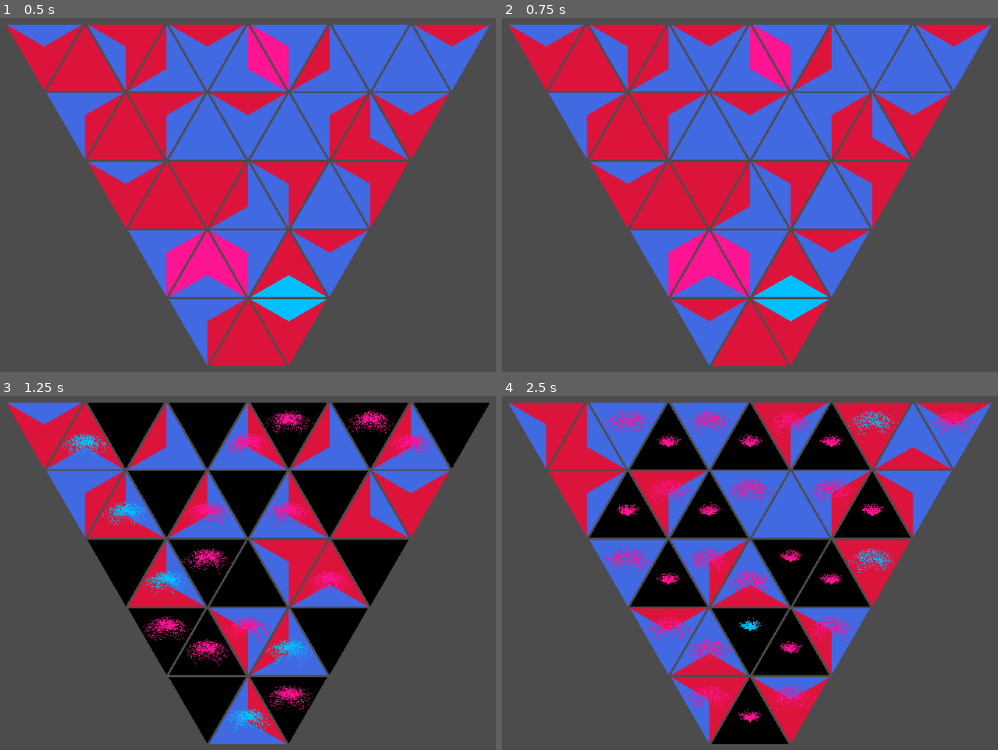
Above: before the commit, frames 1-4 (two rows, left to right).
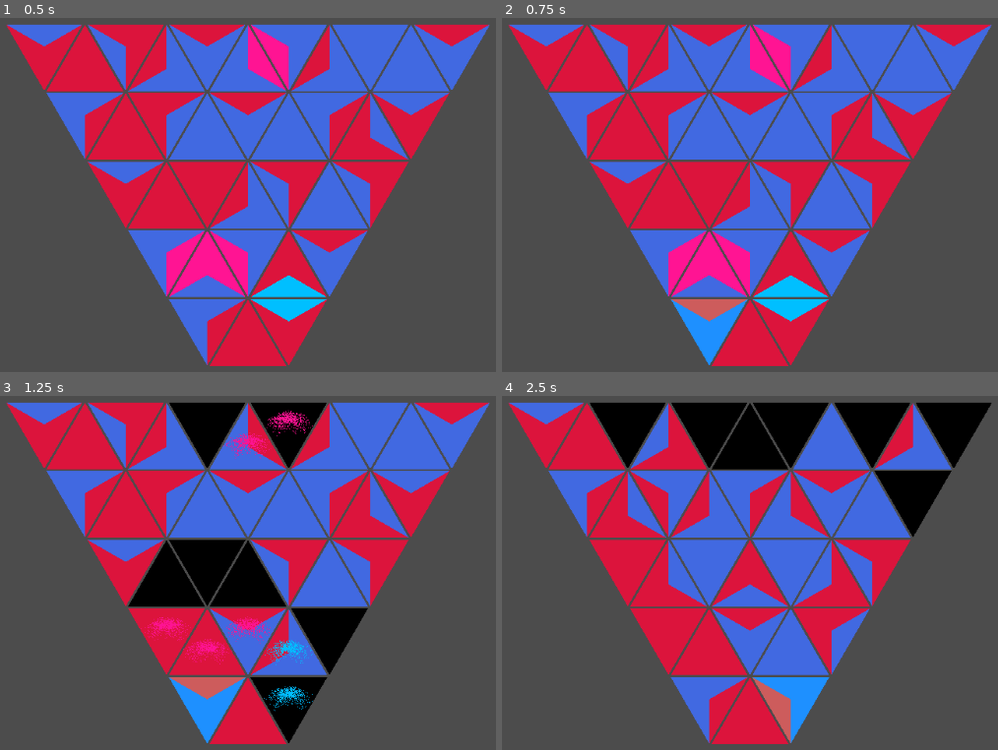
Above: after the commit, the same moments.

Repository: BoatsandJoes/tri-twist
Game: Godot game, scene res://scenes/Main.tscn
The game is run twice, just before and just after one commit, with the same random seed, the same clock (stepped at 60 frames per second) and the same inputs.
Inputs (mouse positions are in pixels of both pictures, inside the frame that each line leads up to):
- Up to frame 1 (0.5 s): no input
- Up to frame 2 (0.75 s): tap Enter at 0.5 s; move the mouse to (670, 297) at 0.52 s; click (670, 297) at 0.67 s
- Up to frame 3 (1.25 s): no input
- Up to frame 4 (2.5 s): move the mouse to (710, 742) at 1.27 s; click (710, 742) at 1.42 s; move the mouse to (750, 675) at 2.02 s; click (750, 675) at 2.17 s

Frame 1 is identical in both runs. In frame 2, 1.4% of the frame differs, in the area x 34-50%, y 79-99%; in frame 3, 26%; in frame 4, 42%, in the area x 1-99%, y 1-99%.

Commit message:
Clearing fixed and color change when piece focused fixed.

Diff:
--- a/scenes/GameGrid.gd
+++ b/scenes/GameGrid.gd
@@ -163,6 +163,11 @@
 	if alreadyIncluded:
 		# nothing to do
 		return partialResult
+	# If this is the first cell, make sure it contains the specified color
+	if partialResult[0].empty() && cell.leftColor != color && cell.rightColor != color && cell.verticalColor != color:
+		# There is no area at all
+		partialResult[1] = false
+		return partialResult
 	# include passed cell in partial area
 	partialResult[0].append(cell)
 
--- a/scenes/Main.gd
+++ b/scenes/Main.gd
@@ -5,7 +5,7 @@
 # var a = 2
 # var b = "text"
 export (PackedScene) var GameGrid
-var grid
+var grid: GameGrid
 
 # Called when the node enters the scene tree for the first time.
 func _ready():
--- a/scenes/TriangleCell.gd
+++ b/scenes/TriangleCell.gd
@@ -62,11 +62,9 @@
 
 func fill_randomly():
 	leftColor = randi() % (colors.size() - 1)
-	$LeftEdge.set_color(colors[leftColor])
 	rightColor = randi() % (colors.size() - 1)
-	$RightEdge.set_color(colors[rightColor])
 	verticalColor = randi() % (colors.size() - 1)
-	$VerticalEdge.set_color(colors[verticalColor])
+	update_colors_visually()
 
 func fill_from_neighbor(neighborLeftColor: int, neighborRightColor: int, neighborVerticalColor: int, direction: int,
 		isLeftNeighborFilled: bool, isRightNeighborFilled: bool):
@@ -84,9 +82,17 @@
 		rightColor = neighborRightColor;
 		leftColor = neighborLeftColor;
 		verticalColor = neighborVerticalColor;
-	$LeftEdge.set_color(colors[leftColor])
-	$RightEdge.set_color(colors[rightColor])
-	$VerticalEdge.set_color(colors[verticalColor])
+	update_colors_visually()
+
+func update_colors_visually():
+	if cellFocused:
+		$LeftEdge.set_color(focusColors[leftColor])
+		$RightEdge.set_color(focusColors[rightColor])
+		$VerticalEdge.set_color(focusColors[verticalColor])
+	else:
+		$LeftEdge.set_color(colors[leftColor])
+		$RightEdge.set_color(colors[rightColor])
+		$VerticalEdge.set_color(colors[verticalColor])
 
 func flip():
 	scale = Vector2(1, scale[1] * -1)
@@ -97,7 +103,7 @@
 	pointFacingUp = !pointFacingUp
 
 func spin(rotation: int):
-	if $ClearTimer.is_stopped():
+	if !is_marked_for_clear():
 		var tempVerticalColor = verticalColor
 		var tempLeftColor = leftColor
 		if ((rotation == get_parent().Rotation.COUNTERCLOCKWISE && !pointFacingUp)
@@ -109,20 +115,16 @@
 			leftColor = rightColor
 			verticalColor = tempLeftColor
 			rightColor = tempVerticalColor
-		$VerticalEdge.set_color(colors[verticalColor])
-		$LeftEdge.set_color(colors[leftColor])
-		$RightEdge.set_color(colors[rightColor])
+		update_colors_visually()
 
 func clear(color: int):
-	if (color == colors.size() - 1 && $ClearTimer.is_stopped()):
+	if (color == colors.size() - 1 && !is_marked_for_clear()):
 		# Immediately blank tile.
 		leftColor = colors.size() - 1
-		$LeftEdge.set_color(colors[leftColor])
 		rightColor = colors.size() - 1
-		$RightEdge.set_color(colors[rightColor])
 		verticalColor = colors.size() - 1
-		$VerticalEdge.set_color(colors[verticalColor])
-	else:
+		update_colors_visually()
+	elif color != colors.size() - 1:
 		# Mark cell for clearing, visually. Remove focus highlights, too, but not other clear highlights.
 		if leftColor == color:
 			$LeftEdge.set_color(highlightColors[leftColor])
@@ -160,21 +162,16 @@
 	cellFocused = true
 	if !is_marked_for_clear():
 		# Highlight.
-		$LeftEdge.set_color(focusColors[leftColor])
-		$RightEdge.set_color(focusColors[rightColor])
-		$VerticalEdge.set_color(focusColors[verticalColor])
+		update_colors_visually()
 
 func _on_TriangleCell_mouse_exited():
 	cellFocused = false
 	if !is_marked_for_clear():
-		# Remove highlight.
-		$LeftEdge.set_color(colors[leftColor])
-		$RightEdge.set_color(colors[rightColor])
-		$VerticalEdge.set_color(colors[verticalColor])
+		# Remove highlight
+		update_colors_visually()
 
 
 func _on_ClearTimer_timeout():
-	$ClearTimer.stop()
 	# visual effect
 	$CPUParticles2D.emitting = true
 	clear(colors.size() - 1)
--- a/scenes/TriangleCell.tscn
+++ b/scenes/TriangleCell.tscn
@@ -14,6 +14,7 @@
 [node name="CollisionPolygon2D" type="CollisionPolygon2D" parent="."]
 
 [node name="ClearTimer" type="Timer" parent="."]
+one_shot = true
 
 [node name="CPUParticles2D" type="CPUParticles2D" parent="."]
 emitting = false
Not shown, changed: README.md
